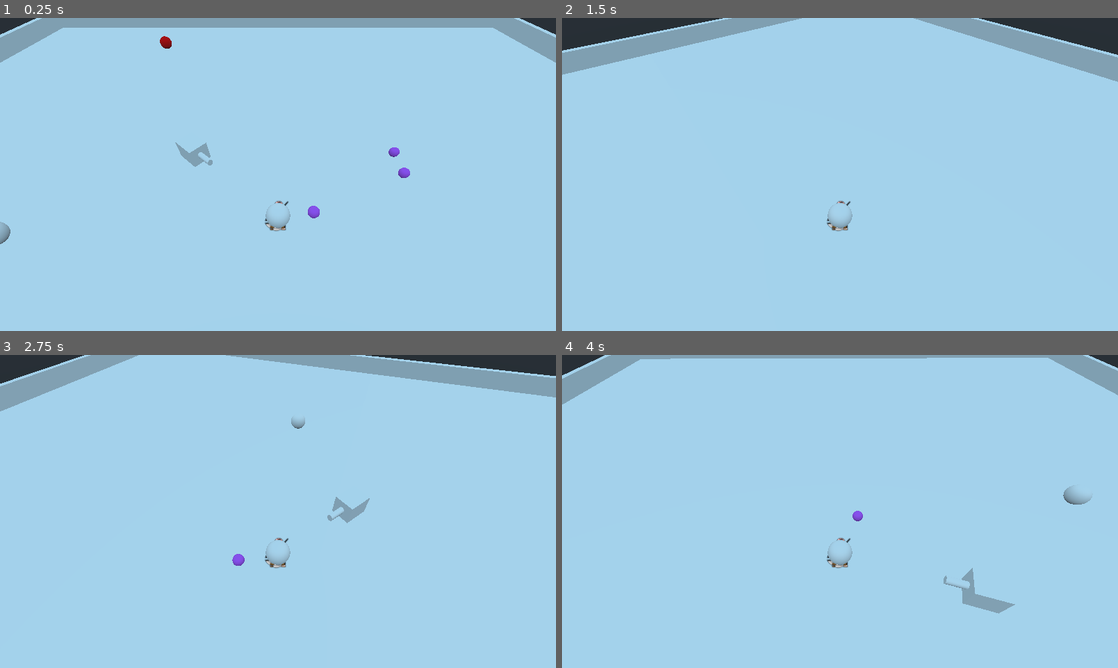
Above: before the commit, frames 1-4 (two rows, left to right).
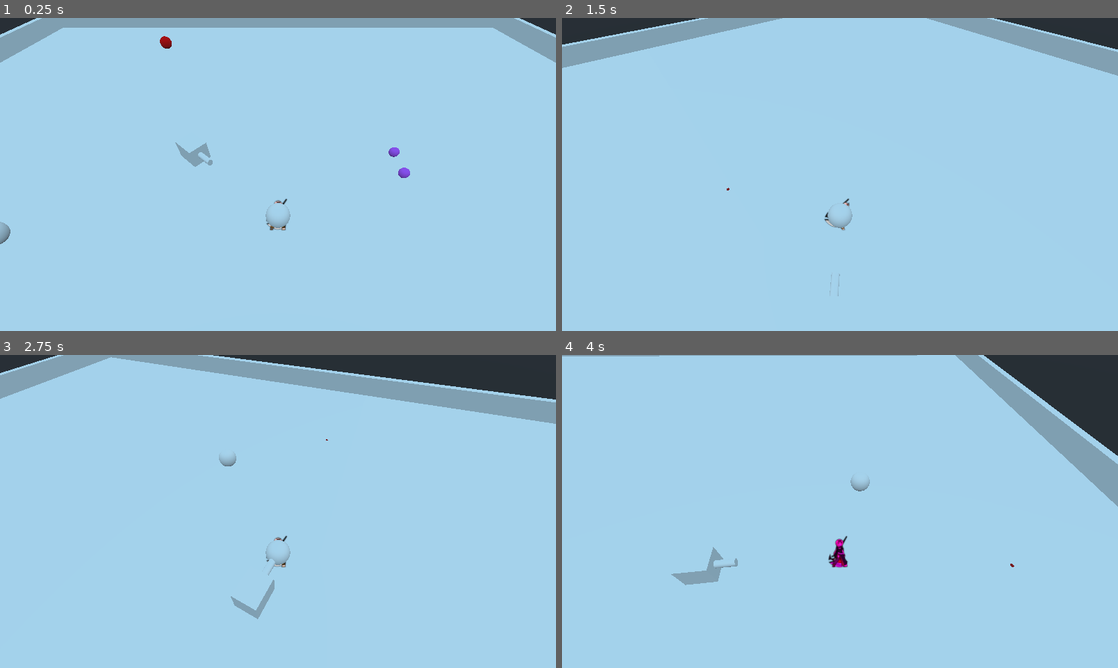
Above: after the commit, the same moments.

Repository: jeyao14/ProjectAeronautica
Game: Godot game, scene res://World/Spatial.tscn
Two runs of this game, one before a commit and one after it. Both use one fixed random seed, a clock stepped at 60 frames per second and the inputs below.
Inputs (mouse positions are in pixels of both pictures, inside the frame that each line leads up to):
- Up to frame 1 (0.25 s): no input
- Up to frame 2 (1.5 s): move the mouse to (962, 158) at 0.52 s; hold E (c_rotate_right) 0.53-1.28 s; click (962, 158) at 0.6 s; move the mouse to (728, 190) at 1.27 s; hold S (move_back) from 1.28 s (still down); tap Shift (dodgeroll) at 1.35 s
- Up to frame 3 (2.75 s): click (166, 527) at 1.55 s; move the mouse to (333, 442) at 2.02 s; release S (move_back) at 2.03 s; hold E (c_rotate_right) from 2.03 s (still down); click (333, 442) at 2.1 s
- Up to frame 4 (4 s): move the mouse to (812, 574) at 2.77 s; release E (c_rotate_right) at 2.78 s; hold W (move_forward) 2.78-3.53 s; tap 1 (swap_character_1) at 2.85 s; click (812, 574) at 3.05 s; move the mouse to (1006, 558) at 3.52 s; hold Q (c_rotate_left) from 3.53 s (still down); tap 2 (swap_character_2) at 3.6 s; click (1006, 558) at 3.8 s

The runs differ from the first frame. In frame 1, 0.1% of the frame differs, in the area x 47-58%, y 57-69%; in frame 2, 2.6%; in frame 3, 9.4%; in frame 4, 9.5%, in the area x 0-100%, y 0-83%.
Error before the commit: Parse Error: The function "use_attack" already exists in this class (at line 14). (res://Characters/TestCharacter/TestCharacter.gd:25)

Commit message:
Began work on stats and ammocount

Diff:
--- a/src/Characters/Player.gd
+++ b/src/Characters/Player.gd
@@ -3,6 +3,12 @@
 
 export var gravity = -10
 export var speed = 10
+export var hp = 100
+export var att = 10
+export var def = 10
+export var dex = 10
+export var crit = 10
+export var magsize = 10
 var velocity = Vector3.ZERO
 var facing = 1
 onready var active = false  setget active_set
@@ -59,6 +65,9 @@
 func use_attack():
 	print("using attack");
 
+func reload():
+	print("reloading");
+
 func use_ability():
 	print("using ability")
 
--- a/src/Characters/Shared/BulletSpawner.gd
+++ b/src/Characters/Shared/BulletSpawner.gd
@@ -19,7 +19,6 @@
 	BULLET = load(bullet_path)
 	COOLDOWN.wait_time = cooldown
 	BURST_TIMER.wait_time = burst_timer
-	fire()
 	pass # Replace with function body.
 
 func _physics_process(delta):
@@ -41,6 +40,8 @@
 		COOLDOWN.start()
 		yield(COOLDOWN, "timeout")
 		is_firing = false
+		return true
+	return false
 
 func spawn_bullet():
 	var global_pos = self.global_transform.origin
--- a/src/Characters/Shared/BulletSpawner.tscn
+++ b/src/Characters/Shared/BulletSpawner.tscn
@@ -10,7 +10,6 @@
 
 [node name="MeshInstance" type="MeshInstance" parent="."]
 mesh = SubResource( 1 )
-material/0 = null
 
 [node name="BulletGroup" type="Node" parent="."]
 
--- a/src/Characters/Shared/CharacterHandler.gd
+++ b/src/Characters/Shared/CharacterHandler.gd
@@ -95,10 +95,13 @@
 func process_actions():
 	if Input.is_action_just_pressed("shoot"):
 		ACTIVE_CHARACTER.use_attack()
+	if Input.is_action_just_pressed("reload"):
+		ACTIVE_CHARACTER.reload()
 	if Input.is_action_just_pressed("use_ability"):
 		ACTIVE_CHARACTER.use_ability()
 	if Input.is_action_just_pressed("use_ult"):
 		ACTIVE_CHARACTER.use_ult();
+
 
 func swap_handler():
 	var next_character = null
@@ -133,7 +136,7 @@
 		CURSOR.global_transform.origin = result.position;
 #		print(result.position)
 		ACTIVE_CHARACTER.mouse_direction = result.position
-		print(result.position)
+#		print(result.position)
 #		print(ACTIVE_CHARACTER.mouse_direction)
 	# else turn off visibility of cursor
 	else:
--- /dev/null
+++ b/src/Characters/Shared/ImportData.gd
@@ -0,0 +1,11 @@
+extends Node
+
+var perkdata
+
+func _ready():
+	var file = File.new()
+	file.open("res://Data/perksdata - Sheet1.json", File.READ)
+	var json = JSON.parse(file.get_as_text())
+	file.close()
+	perkdata = json.result
+	print(perkdata);
--- a/src/Characters/TestCharacter/TestCharacter.gd
+++ b/src/Characters/TestCharacter/TestCharacter.gd
@@ -1,9 +1,12 @@
 extends Player
 
 onready var SPAWNER = $Spawner
+onready var SHOOTTIMER = $ShootTimer
+var ammocount = magsize
 
 func _ready():
 #	$Projectile.connect("test_signal", self, "test_signal_receive")
+	print("Ammo: ", ammocount, "/", magsize)
 	pass # Replace with function body.
 
 func _physics_process(delta):
@@ -12,18 +15,21 @@
 
 
 func use_attack():
-	SPAWNER.mouse_direction = mouse_direction
-	SPAWNER.fire()
-	print("using attack");
+	if(ammocount > 0):
+		SPAWNER.mouse_direction = mouse_direction
+		var fireSuccess = SPAWNER.fire()
+		if(fireSuccess):
+			ammocount -= 1;
+			print("Ammo: ", ammocount, "/", magsize)
 
+func reload():
+	ammocount = magsize;
+	print("Ammo: ", ammocount, "/", magsize)
 
 func _on_HitBox_area_entered(area):
 	print("AREA ENTERED")
 	hurt_player()
 	pass # Replace with function body.
-
-func use_attack():
-	print("using test character 1 attack");
 
 func use_ability():
 	print("using test character 1 ability")
--- a/src/Characters/TestCharacter/TestCharacter.tscn
+++ b/src/Characters/TestCharacter/TestCharacter.tscn
@@ -104,6 +104,8 @@
 [node name="Spawner" parent="." instance=ExtResource( 4 )]
 burst_count = 5
 
+[node name="ShootTimer" type="Timer" parent="."]
+
 [connection signal="area_entered" from="HitBox" to="." method="_on_HitBox_area_entered"]
 [connection signal="body_entered" from="HitBox" to="." method="_on_HitBox_body_entered"]
 
--- a/src/Characters/TestCharacter2/TestCharacter2.gd
+++ b/src/Characters/TestCharacter2/TestCharacter2.gd
@@ -17,6 +17,9 @@
 func use_attack():
 	print("using test character 2 attack");
 
+func reload():
+	print("reloading");
+
 func use_ability():
 	print("using test character 2 ability")
 
--- a/src/Characters/TestCharacter3/TestCharacter3.gd
+++ b/src/Characters/TestCharacter3/TestCharacter3.gd
@@ -17,6 +17,9 @@
 func use_attack():
 	print("using test character 3 attack");
 
+func reload():
+	print("reloading");
+
 func use_ability():
 	print("using test character 3 ability")
 
--- /dev/null
+++ b/src/Data/perksdata - Sheet1.json
@@ -0,0 +1,32 @@
+{
+  "Attack1": {
+    "PerkStatChange": "Att",
+    "PerkValue": 10,
+    "PerkDescription": null
+  },
+  "Attack2": {
+    "PerkStatChange": "Att",
+    "PerkValue": 15,
+    "PerkDescription": null
+  },
+  "Attack3": {
+    "PerkStatChange": "Att",
+    "PerkValue": 20,
+    "PerkDescription": null
+  },
+  "Def1": {
+    "PerkStatChange": "Def",
+    "PerkValue": 10,
+    "PerkDescription": null
+  },
+  "Def2": {
+    "PerkStatChange": "Def",
+    "PerkValue": 15,
+    "PerkDescription": null
+  },
+  "Def3": {
+    "PerkStatChange": "Def",
+    "PerkValue": 20,
+    "PerkDescription": null
+  }
+}
--- a/src/project.godot
+++ b/src/project.godot
@@ -29,6 +29,10 @@
 config/name="Src"
 run/main_scene="res://World/Spatial.tscn"
 config/icon="res://icon.png"
+
+[autoload]
+
+ImportData="*res://Characters/Shared/ImportData.gd"
 
 [display]
 
@@ -120,6 +124,11 @@
 "events": [ Object(InputEventKey,"resource_local_to_scene":false,"resource_name":"","device":0,"alt":false,"shift":false,"control":false,"meta":false,"command":false,"pressed":false,"scancode":90,"physical_scancode":0,"unicode":0,"echo":false,"script":null)
  ]
 }
+reload={
+"deadzone": 0.5,
+"events": [ Object(InputEventKey,"resource_local_to_scene":false,"resource_name":"","device":0,"alt":false,"shift":false,"control":false,"meta":false,"command":false,"pressed":false,"scancode":82,"physical_scancode":0,"unicode":0,"echo":false,"script":null)
+ ]
+}
 
 [layer_names]
 
